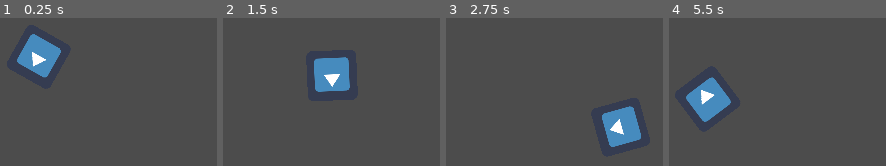
Above: before the commit, frames 1-4 (left to right).
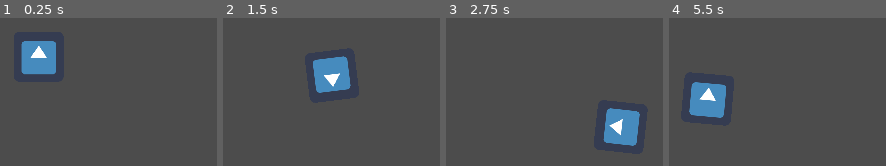
Above: after the commit, the same moments.

Repository: JMWProductions/mysterious-forest
Game: Godot game, scene res://ForestScene.tscn
The game is run twice, just before and just after one commit, with the same random seed, the same clock (stepped at 60 frames per second) and the same inputs. The engine's default icon, where the game draws it, is replaced by a stand-in: a white triangle on a blue panel in a dark square.
Inputs (mouse positions are in pixels of both pictures, inside the frame that each line leads up to):
- Up to frame 1 (0.25 s): no input
- Up to frame 2 (1.5 s): tap Enter at 0.5 s; move the mouse to (outside the picture) at 0.52 s; hold D (move_right) 0.53-1.28 s; move the mouse to (outside the picture) at 1.27 s; hold S (move_down) from 1.28 s (still down)
- Up to frame 3 (2.75 s): move the mouse to (outside the picture) at 2.02 s; release S (move_down) at 2.03 s; hold D (move_right) from 2.03 s (still down)
- Up to frame 4 (5.5 s): move the mouse to (675, 151) at 2.77 s; release D (move_right) at 2.78 s; hold W (move_up) 2.78-3.53 s; move the mouse to (outside the picture) at 3.52 s; hold A (move_left) 3.53-5.03 s; move the mouse to (outside the picture) at 4.27 s; move the mouse to (755, 60) at 5.02 s; hold S (move_down) from 5.03 s (still down)

The runs differ from the first frame. In frame 1, 1.6% of the frame differs, in the area x 7-29%, y 10-41%; in frame 2, 0.4%; in frame 3, 1.1%; in frame 4, 1.5%.

Commit message:
Sorted player movement1

Diff:
--- a/Player.gd
+++ b/Player.gd
@@ -16,15 +16,21 @@
 
 # Called every frame. 'delta' is the elapsed time since the previous frame.
 func _process(delta):
+	manage_velocity(delta)
+	move_and_collide(velocity)
+
+func _input(event):
+	if event is InputEventMouseMotion:
+		mouse_position = get_local_mouse_position()
+		rotation += mouse_position.angle()
+
+func manage_velocity(delta):
 	velocity = Vector2.ZERO
-	mouse_position = get_local_mouse_position()
-	rotation += mouse_position.angle()
 	if Input.is_action_pressed("move_up"):
-		velocity.y = -1
+		velocity.y = -60 * delta
 	if Input.is_action_pressed("move_down"):
-		velocity.y = 1
+		velocity.y = 60 * delta
 	if Input.is_action_pressed("move_right"):
-		velocity.x = 1
+		velocity.x = 60 * delta
 	if Input.is_action_pressed("move_left"):
-		velocity.x = -1
-	move_and_collide(velocity)
+		velocity.x = -60 * delta
